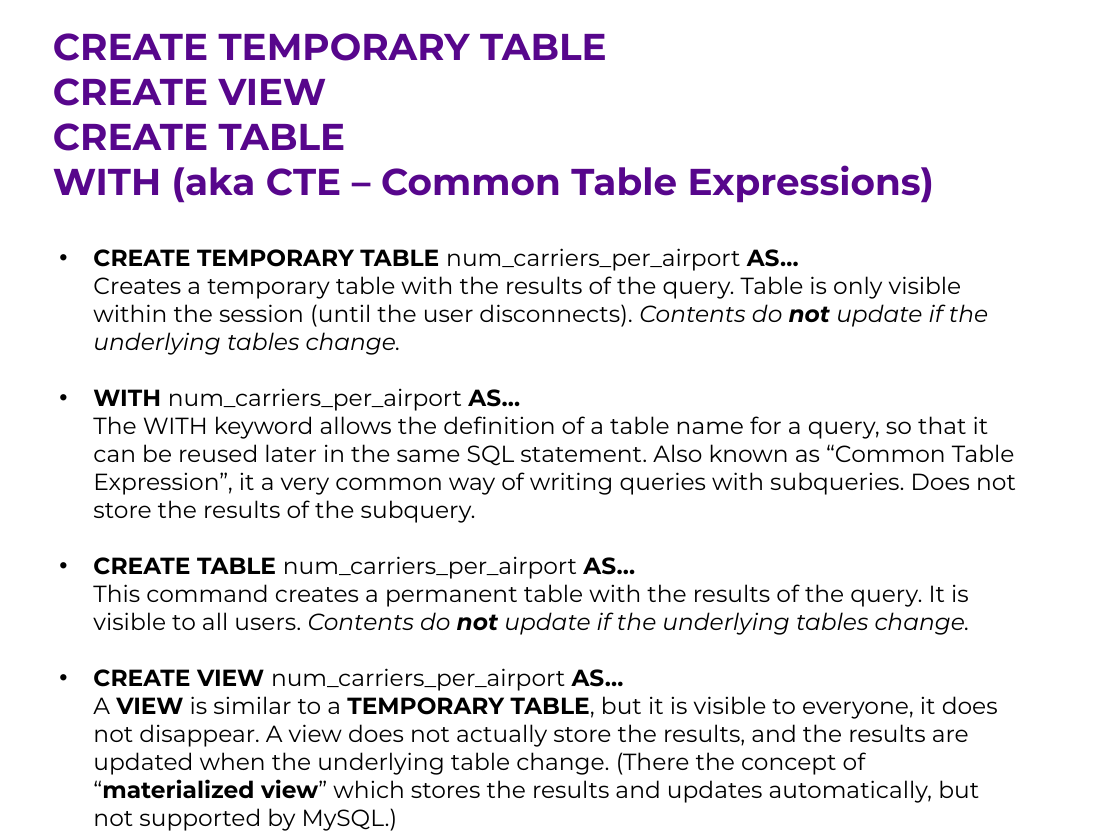
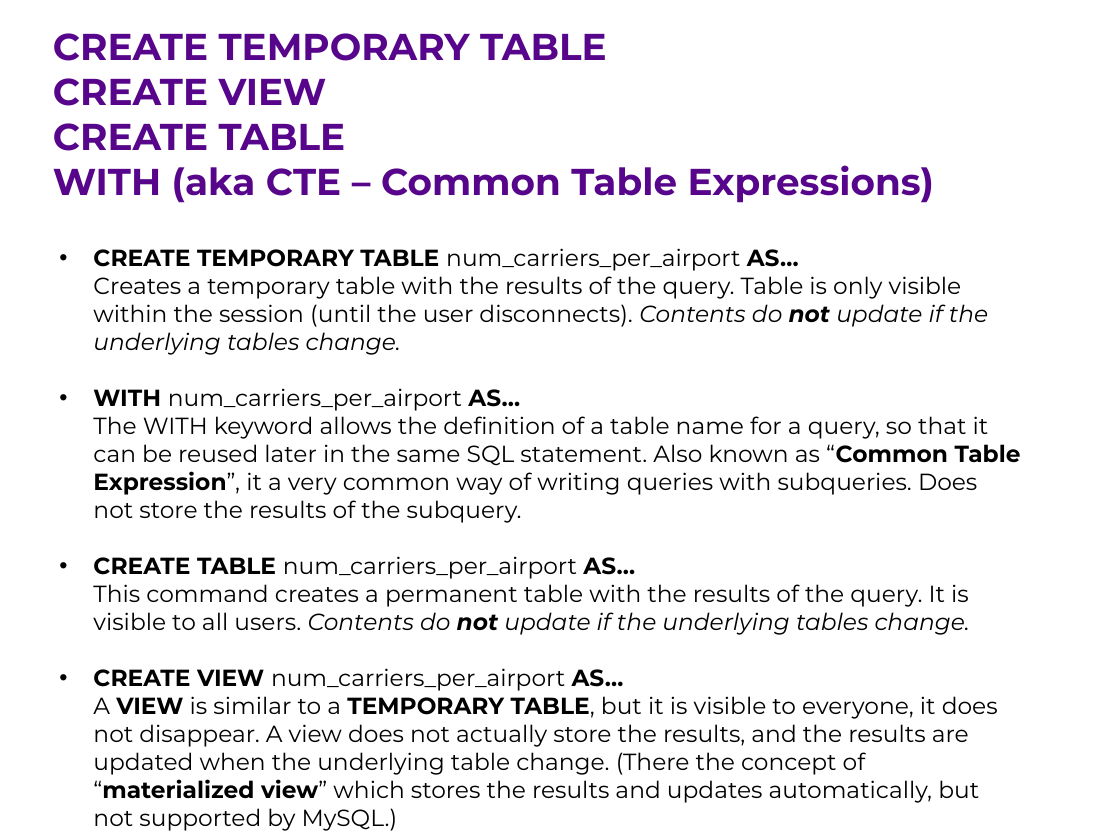
Before and after one commit to ipeirotis/introduction-to-databases, a slide deck: slide 12 of session6/F-SQL_Subqueries.pptx. Drawn at 1120x840 pixels with LibreOffice and Linux fonts; fonts in the diff are those of the drawing. Boxes give left, top, right and bottom in pixels: in the first picture for what was removed or moved away, otherwise in the second. Text is boxed around its words. In the diff, an @@ line names an element or a change of style, - is before the commit and + after.

```diff
--- a/session6/F-SQL_Subqueries.pptx
+++ b/session6/F-SQL_Subqueries.pptx
@@ text at box(93, 388, 1021, 523): bold on in "“Common Table Expression”," @@
```
Also in this commit, not shown: 6 other slides changed, 8 slides added.
